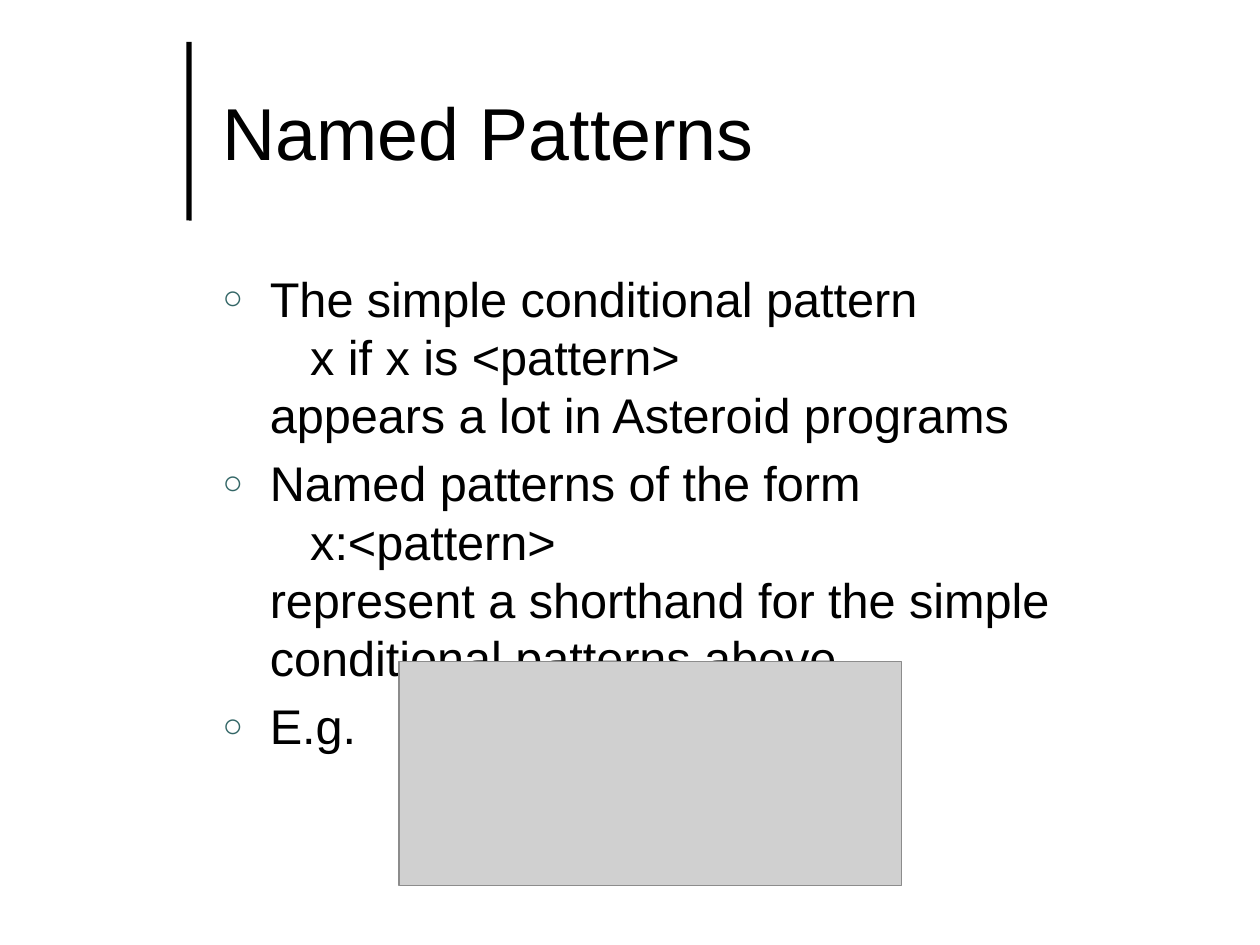
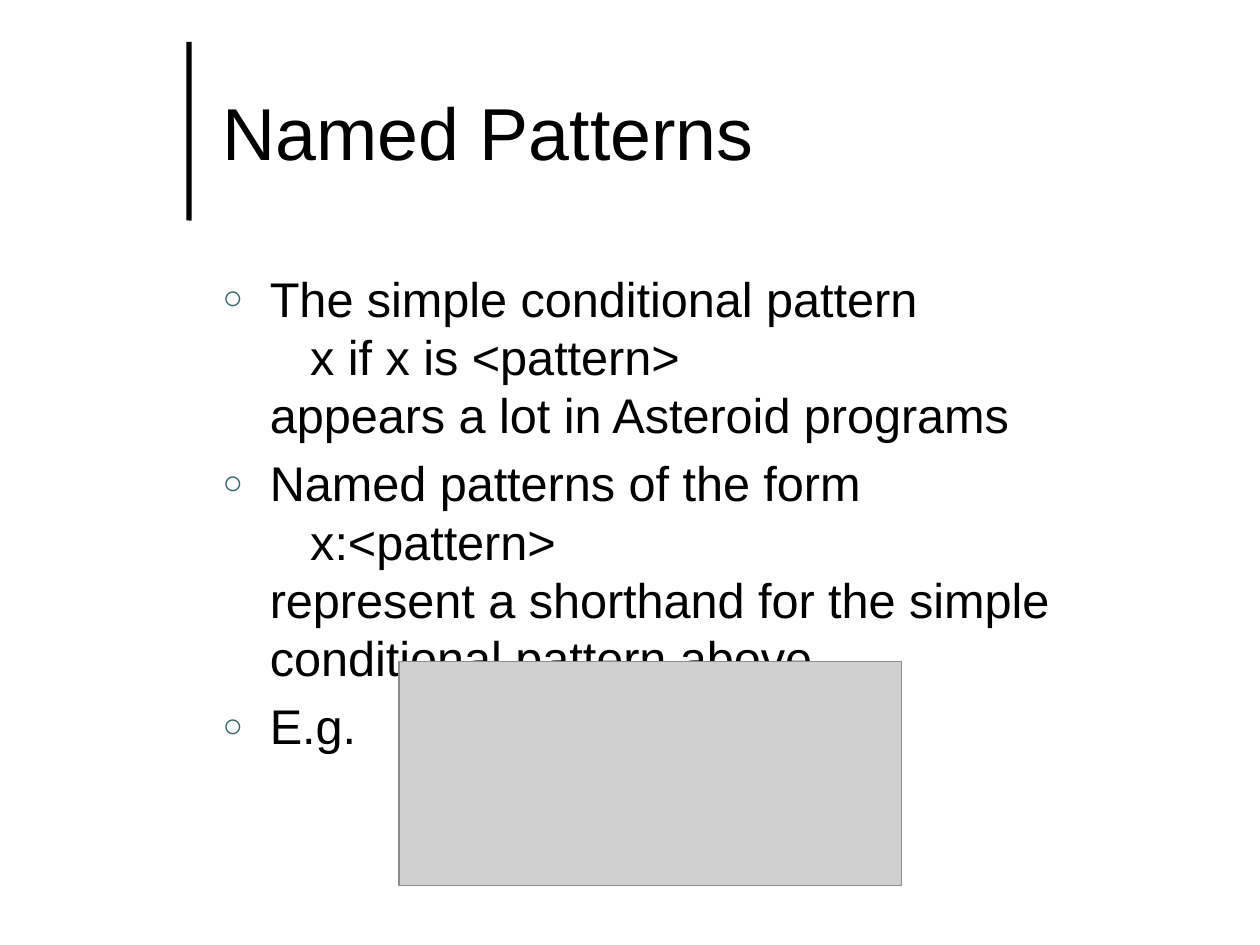
Before and after one commit to lutzhamel/CSC493, a slide deck: slide 22 of notes/csc493-ln004.pptx (slide 17 before the commit). Drawn at 1260x945 pixels with LibreOffice and Linux fonts; fonts in the diff are those of the drawing; grey boxes stand for pictures; background and template pictures are left out. Boxes give left, top, right and bottom in pixels: in the first picture for what was removed or moved away, otherwise in the second. Text is boxed around its words. In the diff, an @@ line names an element or a change of style, - is before the commit and + after.

```diff
--- a/notes/csc493-ln004.pptx
+++ b/notes/csc493-ln004.pptx
@@ text at (270,465,1049,686): text changed @@
-○ Named patterns of the form
-  x:<pattern>
-  represent a shorthand for the simple conditional patterns above
+○ Named patterns of the form
+  x:<pattern>
+  represent a shorthand for the simple conditional pattern above
```
Also in this commit, not shown: 6 other slides changed, 5 slides added, 12 other files.
